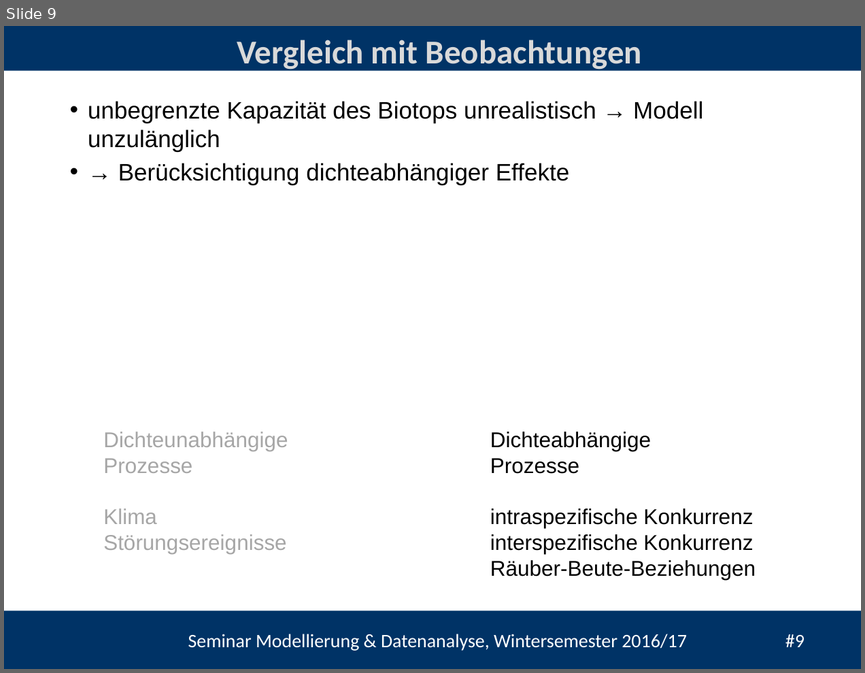
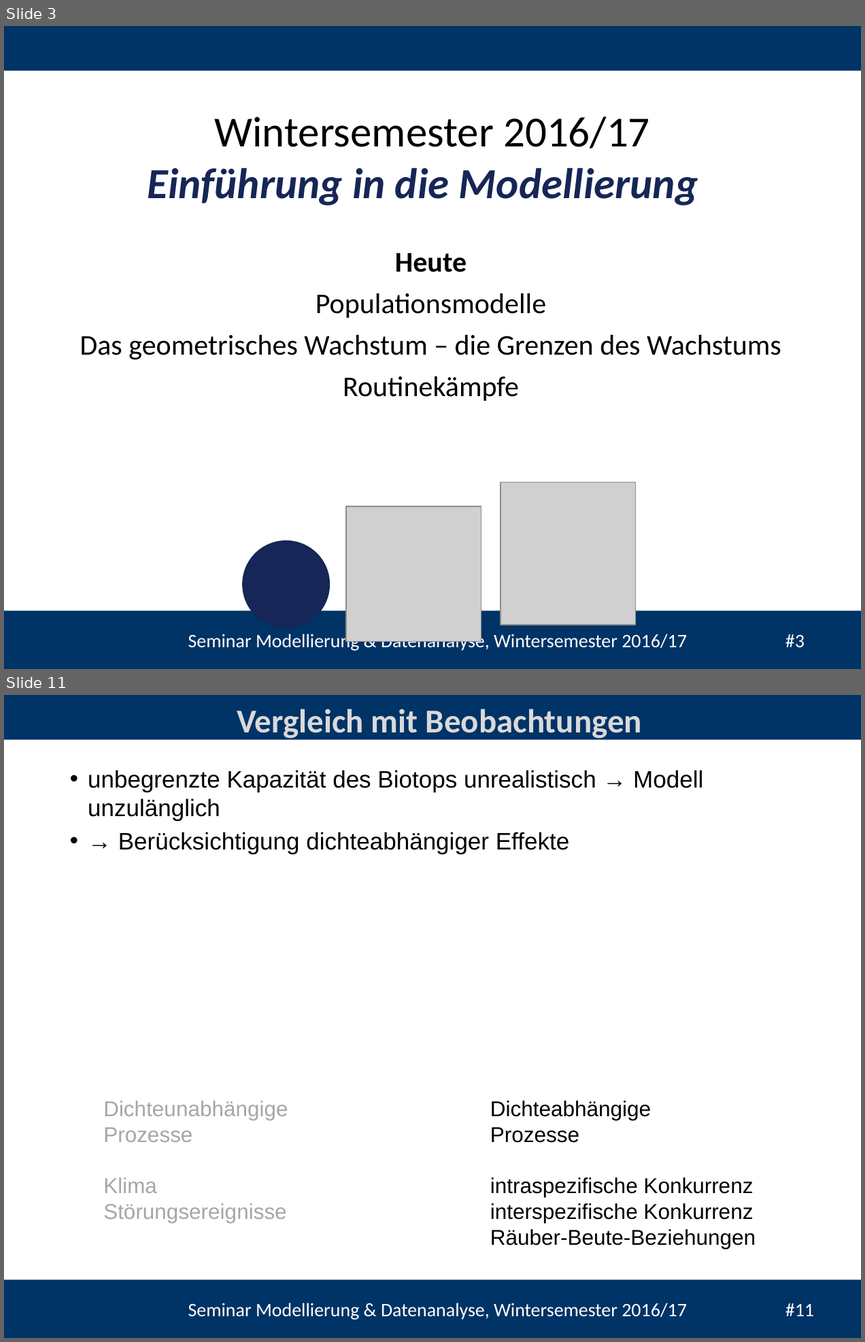
Before and after one commit to heistermann/Einf_Modellierung, a slide deck: Termin_2/Termin_5_Populationsmodelle.pptx. Shown one above the other, each under a label of ours: slide 9 before the commit, slides 3 and 11 after it; the slides between them are not shown. The pictures are 865x673 and 865x1342 pixels, drawn with LibreOffice and Linux fonts; fonts in the diff are those of the drawing; grey boxes stand for pictures; background and template pictures are left out. Boxes give left, top, right and bottom in pixels: in the first picture for what was removed or moved away, otherwise in the second. Text is boxed around its words. In the diff, an @@ line names an element or a change of style, - is before the commit and + after.

```diff
--- a/Termin_2/Termin_5_Populationsmodelle.pptx
+++ b/Termin_2/Termin_5_Populationsmodelle.pptx
@@ slide 3 added at bbox=[4, 26, 861, 669], background #FFFFFF; not listed: 3 template elements that a slide beside it also shows @@
@@ text added at bbox=[147, 116, 698, 206], 36 pt, text #152657, bold, italic @@
+Wintersemester 2016/17
+Einführung in die Modellierung
@@ text added at bbox=[80, 252, 781, 401], 24 pt, text #000000 @@
+Heute
+Populationsmodelle
+Das geometrisches Wachstum – die Grenzen des Wachstums
+Routinekämpfe
@@ picture added at bbox=[500, 482, 634, 624] @@
@@ picture added at bbox=[346, 506, 481, 641] @@
@@ ellipse added at bbox=[242, 540, 330, 628], fill #152657 @@
@@ what was slide 9 is now slide 11 @@
@@ text at bbox=[188, 1302, 814, 1319]: text changed @@
-Seminar Modellierung & Datenanalyse, Wintersemester 2016/17 #9
+Seminar Modellierung & Datenanalyse, Wintersemester 2016/17 #11
```
Also in this commit, not shown: 7 slides changed, 2 other slides added, 1 slide removed, 2 other files.
